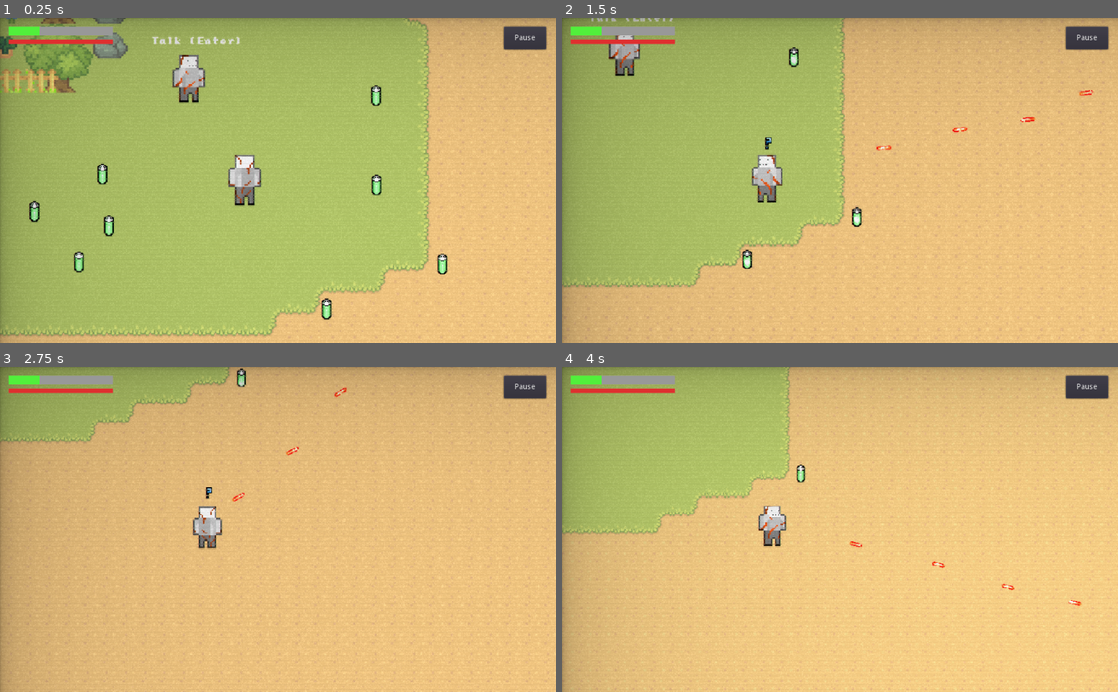
Above: before the commit, frames 1-4 (two rows, left to right).
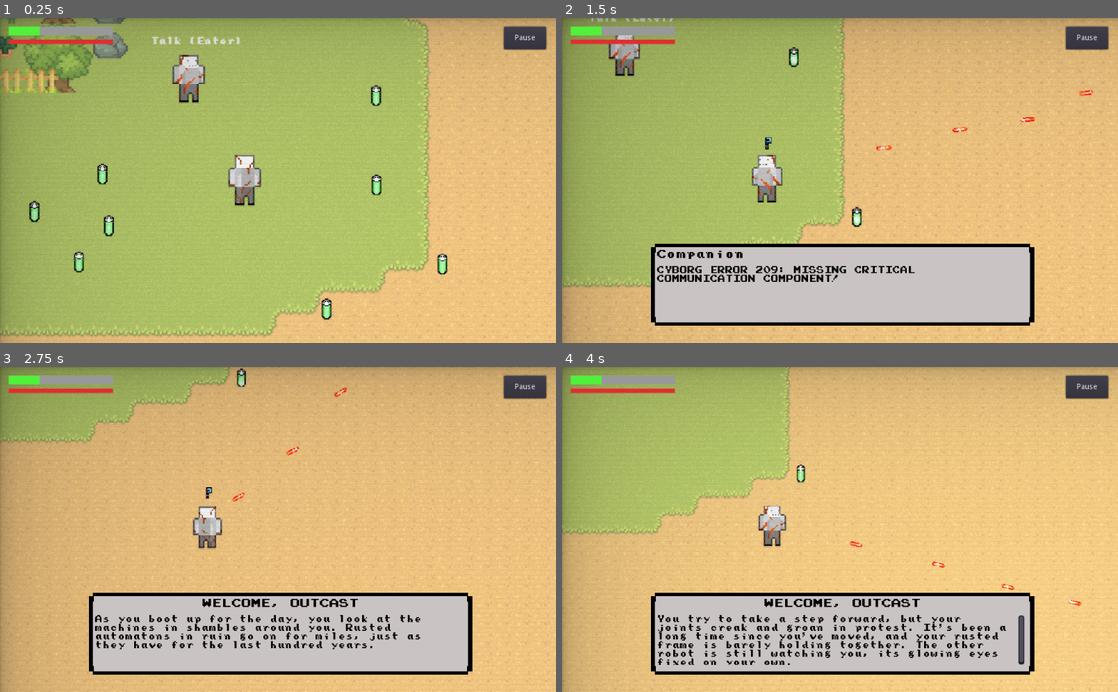
Above: after the commit, the same moments.

Repository: benhmoore/game-design-astral
Game: Godot game, scene res://scenes/Main.tscn
Same seed, same stepped clock (60 frames per second), same inputs: the game is played once before the commit and once after it. This scene is started directly instead of the project's main scene.
Inputs (mouse positions are in pixels of both pictures, inside the frame that each line leads up to):
- Up to frame 1 (0.25 s): no input
- Up to frame 2 (1.5 s): tap Enter (ui_accept) at 0.5, 0.77 s; move the mouse to (962, 164) at 0.52 s; press the mouse at (962, 164) at 0.53 s; hold D (move_right) 0.53-1.28 s; move the mouse to (728, 196) at 1.27 s; release the mouse at (728, 196) at 1.28 s; hold S (move_down) from 1.28 s (still down); tap Shift (action_sprint) at 1.35 s
- Up to frame 3 (2.75 s): tap Enter (ui_accept) at 1.52 s; move the mouse to (333, 458) at 2.02 s; release S (move_down) at 2.03 s; press the mouse at (333, 458) at 2.03 s; hold D (move_right) from 2.03 s (still down)
- Up to frame 4 (4 s): move the mouse to (812, 594) at 2.77 s; release D (move_right) at 2.78 s; release the mouse at (812, 594) at 2.78 s; hold W (move_up) 2.78-3.53 s; tap Shift (action_sprint) at 2.85 s; tap Enter (ui_accept) at 3.02, 3.77 s; move the mouse to (1006, 578) at 3.52 s; press the mouse at (1006, 578) at 3.53 s; hold A (move_left) from 3.53 s (still down)

The runs differ from the first frame. In frame 1, 0.2% of the frame differs, in the area x 31-37%, y 14-22%; in frame 2, 17%, in the area x 9-85%, y 5-95%; in frame 3, 17%; in frame 4, 17%.

Commit message:
Fixed NPC Masking Bug

Diff:
--- a/scenes/guest_npc/guest_npc.tscn
+++ b/scenes/guest_npc/guest_npc.tscn
@@ -89,8 +89,8 @@
 font_data = ExtResource( 6 )
 
 [node name="guest_npc" type="KinematicBody2D"]
-collision_layer = 16
-collision_mask = 2
+collision_layer = 2
+collision_mask = 0
 script = ExtResource( 3 )
 
 [node name="AnimatedSprite2" type="AnimatedSprite" parent="."]
@@ -98,7 +98,7 @@
 scale = Vector2( 3, 3 )
 frames = SubResource( 15 )
 animation = "idle.front.right"
-frame = 2
+frame = 1
 speed_scale = 0.8
 playing = true
 
--- a/scenes/player/PlayerCharacter.tscn
+++ b/scenes/player/PlayerCharacter.tscn
@@ -144,6 +144,7 @@
 position = Vector2( 25.6667, 26 )
 frames = SubResource( 2 )
 animation = "idle.front.right"
+frame = 2
 speed_scale = 0.8
 playing = true
 
